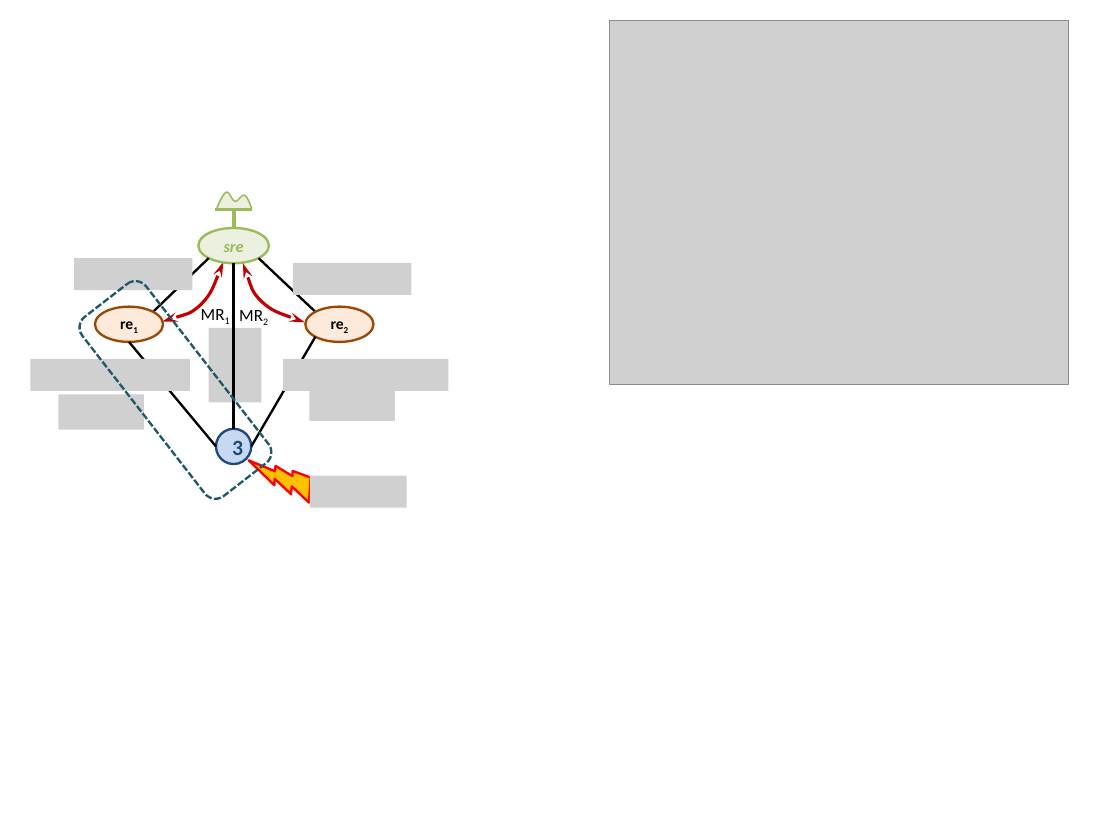
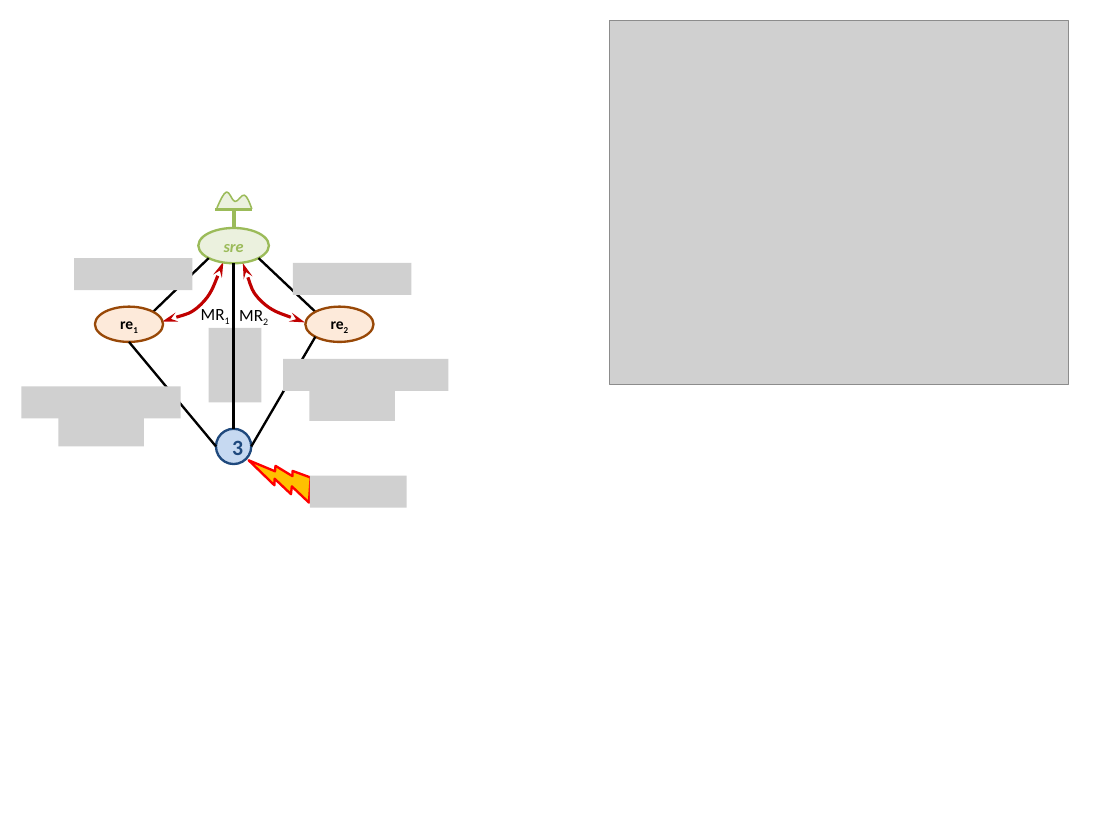
Before and after one commit to xpessoles/PSI, a slide deck: slide 3 of Centrale_2018/images/Figures.pptx. Drawn at 1120x840 pixels with LibreOffice and Linux fonts; fonts in the diff are those of the drawing; grey boxes stand for pictures. Boxes give left, top, right and bottom in pixels: in the first picture for what was removed or moved away, otherwise in the second. Text is boxed around its words. In the diff, an @@ line names an element or a change of style, - is before the commit and + after.

```diff
--- a/Centrale_2018/images/Figures.pptx
+++ b/Centrale_2018/images/Figures.pptx
@@ rounded rectangle removed at (x1=74, y1=276, x2=276, y2=504) @@
@@ picture added at (x1=21, y1=386, x2=180, y2=419) @@
@@ picture removed at (x1=30, y1=360, x2=189, y2=392) @@
@@ picture moved from (x1=58, y1=394, x2=143, y2=429) to (x1=58, y1=411, x2=143, y2=446) @@
```
Also in this commit, not shown: 1 slide added, 2 other files.
